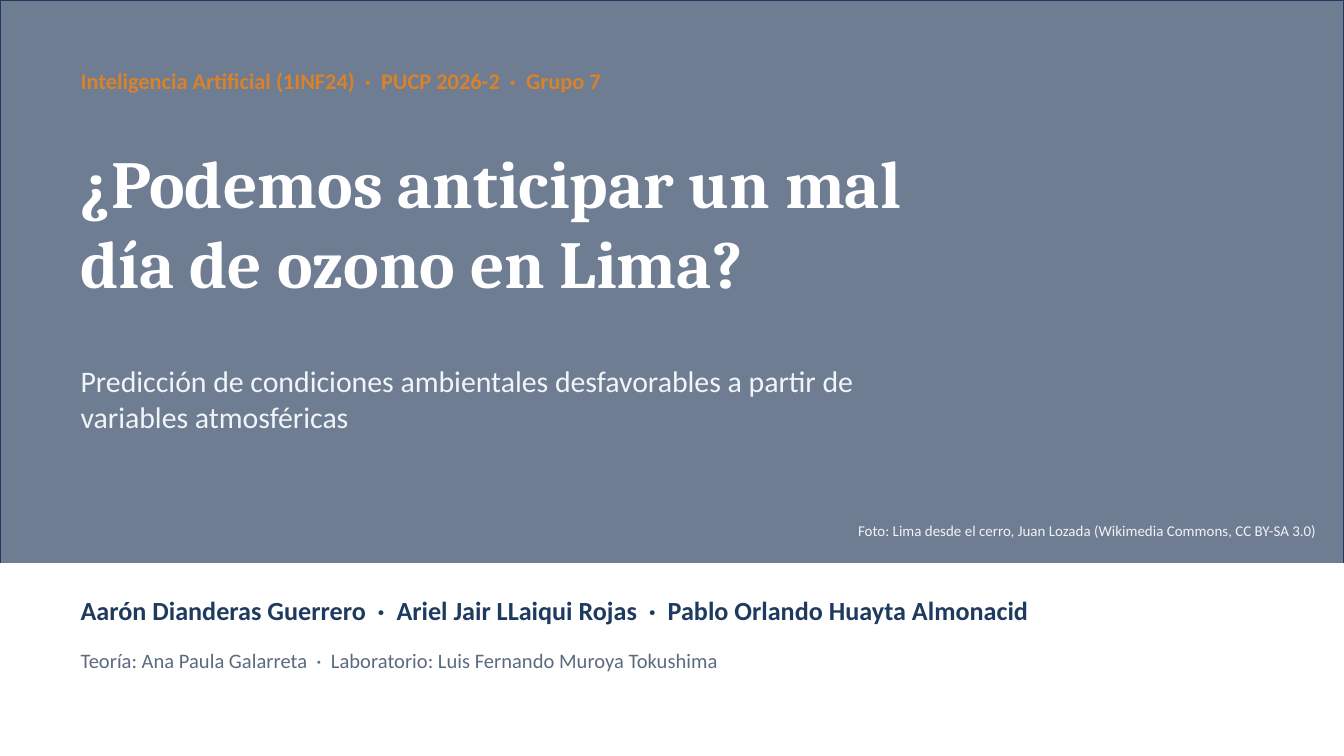
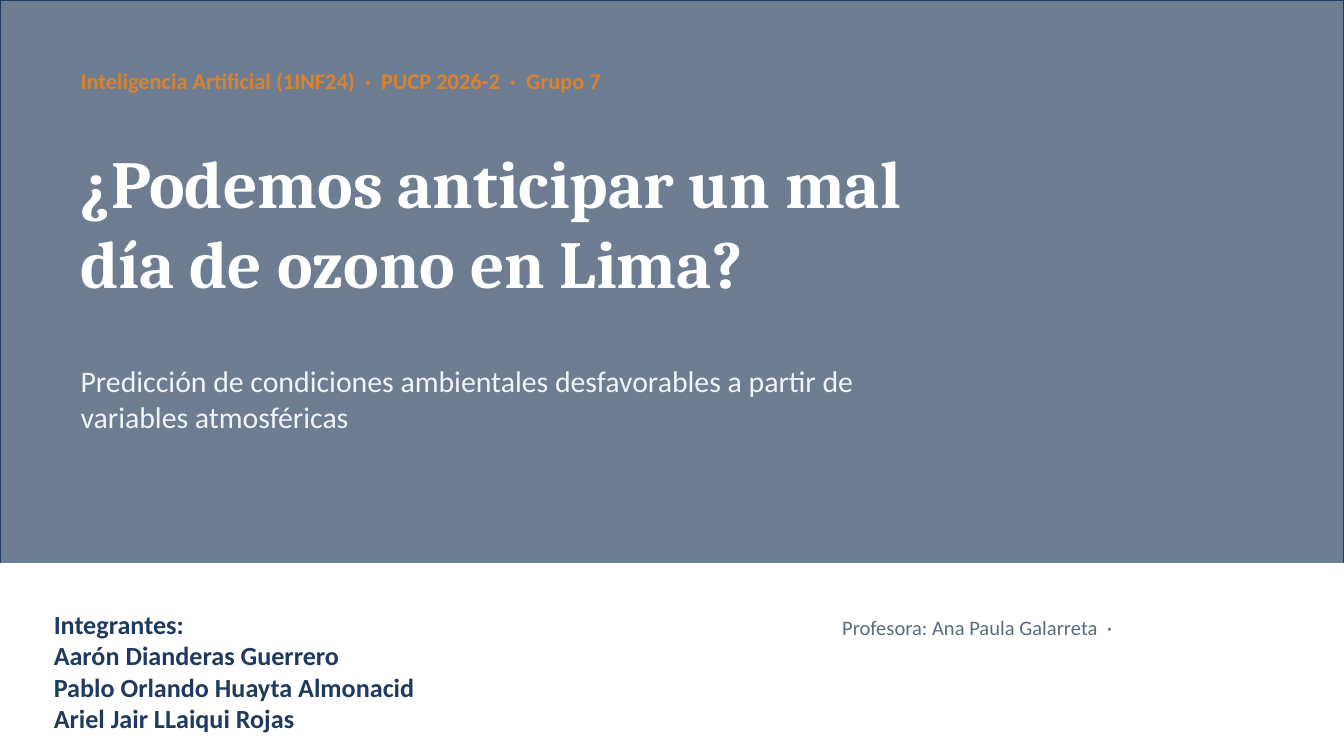
Before and after one commit to pablohuayta/prediccion-ozono-lima, a slide deck: slide 1 of Grupo7-TA-Exposicion.pptx. Drawn at 1344x756 pixels with LibreOffice and Linux fonts; fonts in the diff are those of the drawing; grey boxes stand for pictures. Boxes give left, top, right and bottom in pixels: in the first picture for what was removed or moved away, otherwise in the second. Text is boxed around its words. In the diff, an @@ line names an element or a change of style, - is before the commit and + after.

```diff
--- a/Grupo7-TA-Exposicion.pptx
+++ b/Grupo7-TA-Exposicion.pptx
@@ text removed at [858,525,1315,538] @@
-Foto: Lima desde el cerro, Juan Lozada (Wikimedia Commons, CC BY-SA 3.0)
@@ text at [54,617,414,733]: text changed @@
-Aarón Dianderas Guerrero · Ariel Jair LLaiqui Rojas · Pablo Orlando Huayta Almonacid
+Integrantes:
+Aarón Dianderas Guerrero
+Pablo Orlando Huayta Almonacid
+Ariel Jair LLaiqui Rojas
@@ text at [842,620,1097,635]: text changed @@
-Teoría: Ana Paula Galarreta · Laboratorio: Luis Fernando Muroya Tokushima
+Profesora: Ana Paula Galarreta ·
```
Also in this commit, not shown: 1 other slide changed, 1 slide added, 1 slide removed.
